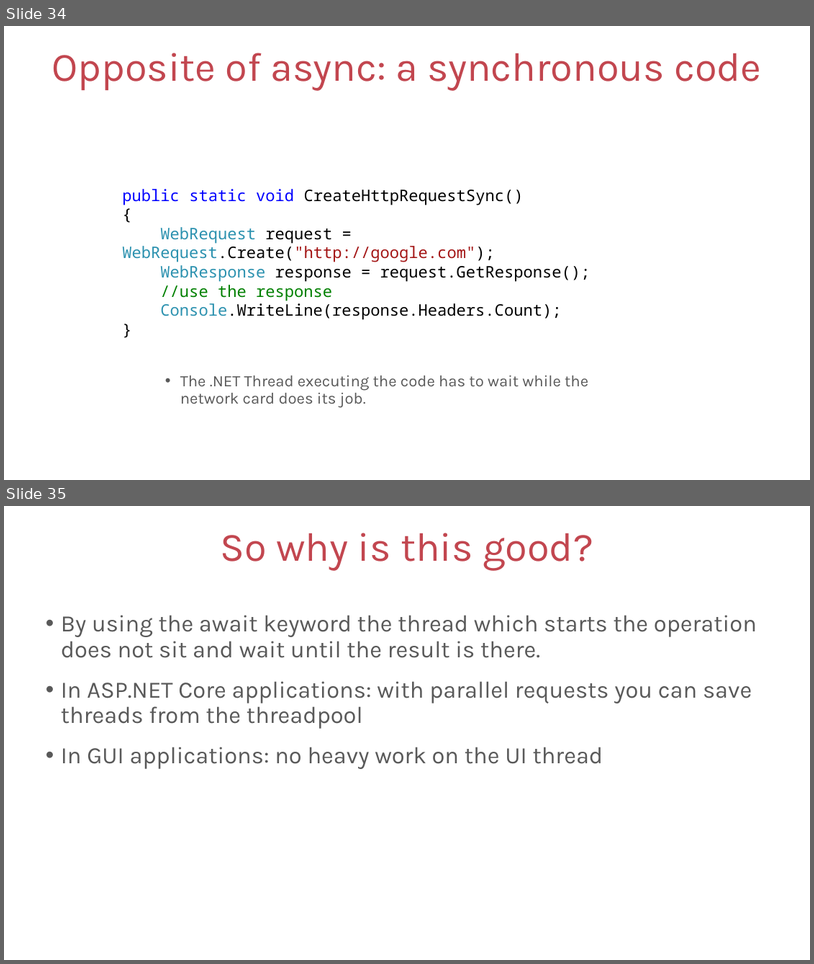
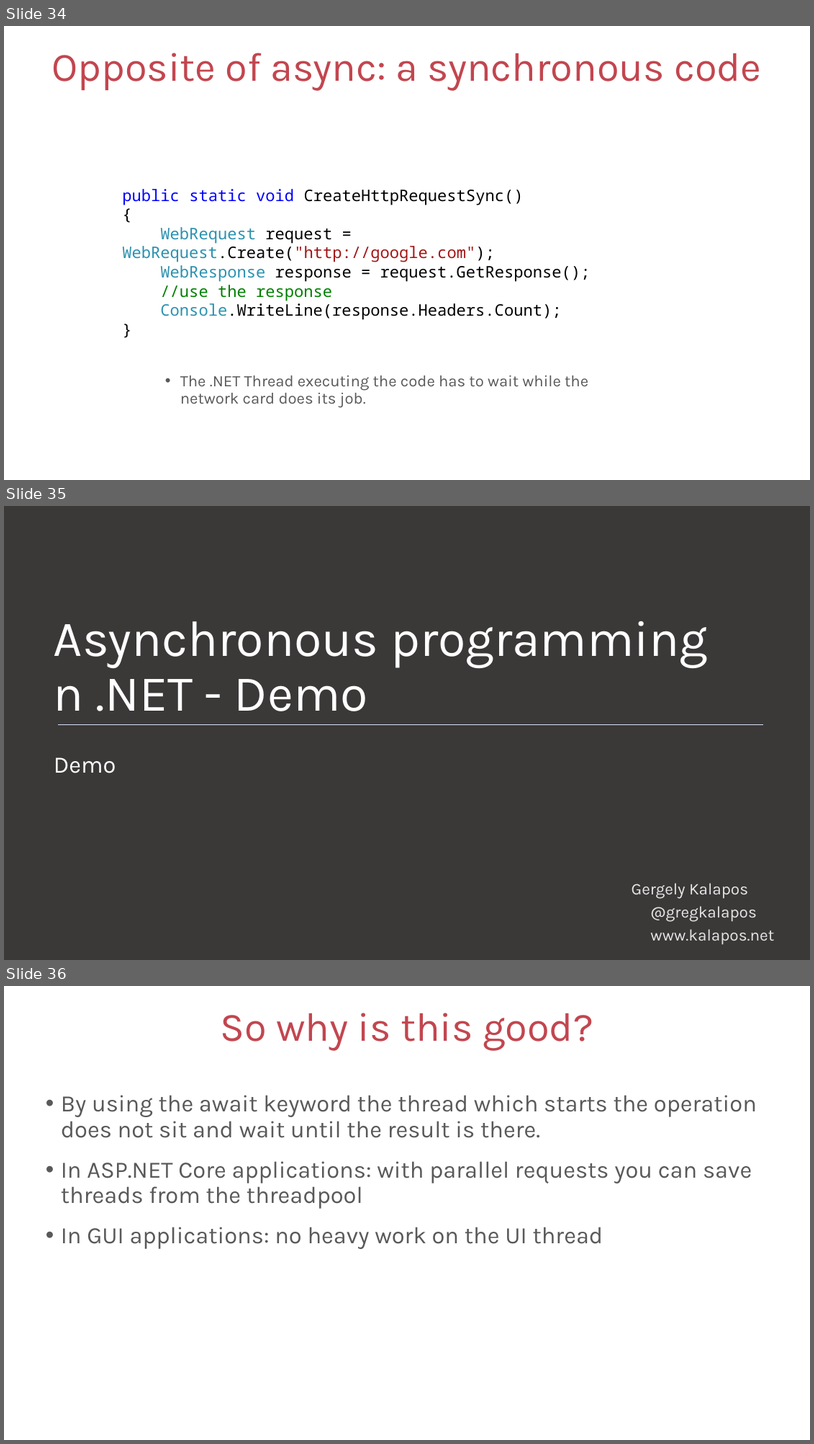
Before and after one commit to gregkalapos/HighPerformanceCodingInDotNet_Workshop, a slide deck: Slides/03_MakeAppsFaster.pptx. Shown one above the other, each under a label of ours: slides 34 and 35 before the commit, slides 34, 35 and 36 after it. The pictures are 814x964 and 814x1444 pixels, drawn with LibreOffice and Linux fonts; fonts in the diff are those of the drawing; background and template pictures are left out. Boxes give left, top, right and bottom in pixels: in the first picture for what was removed or moved away, otherwise in the second. Text is boxed around its words. In the diff, an @@ line names an element or a change of style, - is before the commit and + after.

Commit message:
Part 3: Adding slide for demo

```diff
--- a/Slides/03_MakeAppsFaster.pptx
+++ b/Slides/03_MakeAppsFaster.pptx
@@ slide 35 added at <box>4,506,810,960</box>, background #3B3838 @@
@@ title added at <box>54,621,708,711</box>, 60 pt, text #FFFFFF @@
+Asynchronous programming n .NET - Demo
@@ line added from (58, 724) to (764, 724), #ABC0E4 0.5 pt @@
@@ subtitle added at <box>54,757,116,773</box>, 28 pt, text #FFFFFF @@
+Demo
@@ text added at <box>632,883,774,944</box>, 19.3 pt, text #E7E6E6 @@
+Gergely Kalapos
+@gregkalapos
+www.kalapos.net
@@ what was slide 35 is now slide 36 @@
```
Also in this commit, not shown: 1 slide changed.
